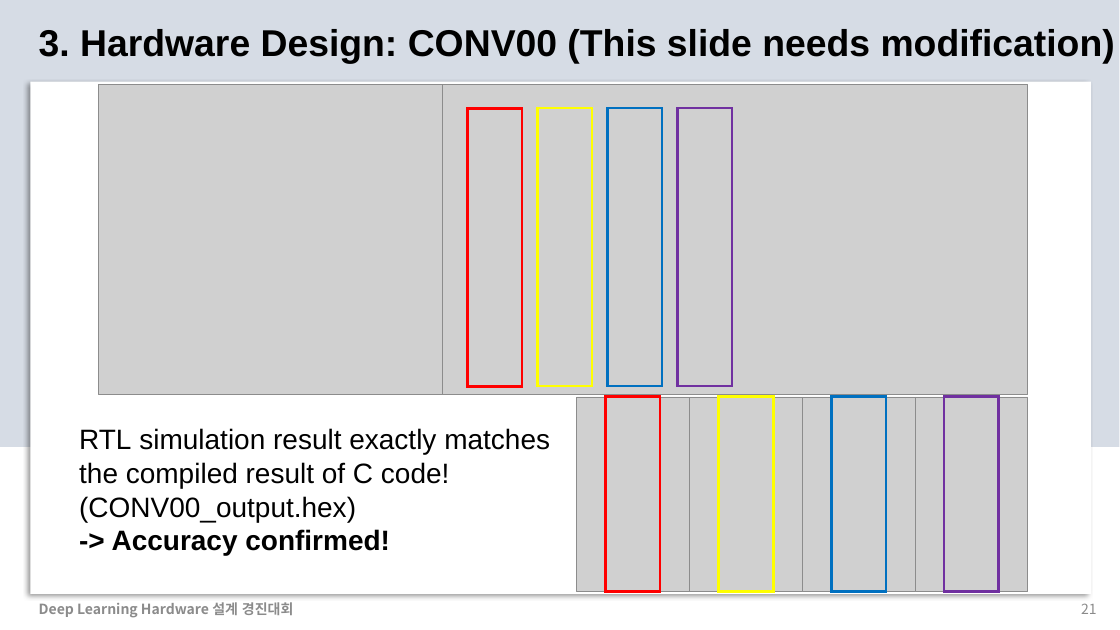
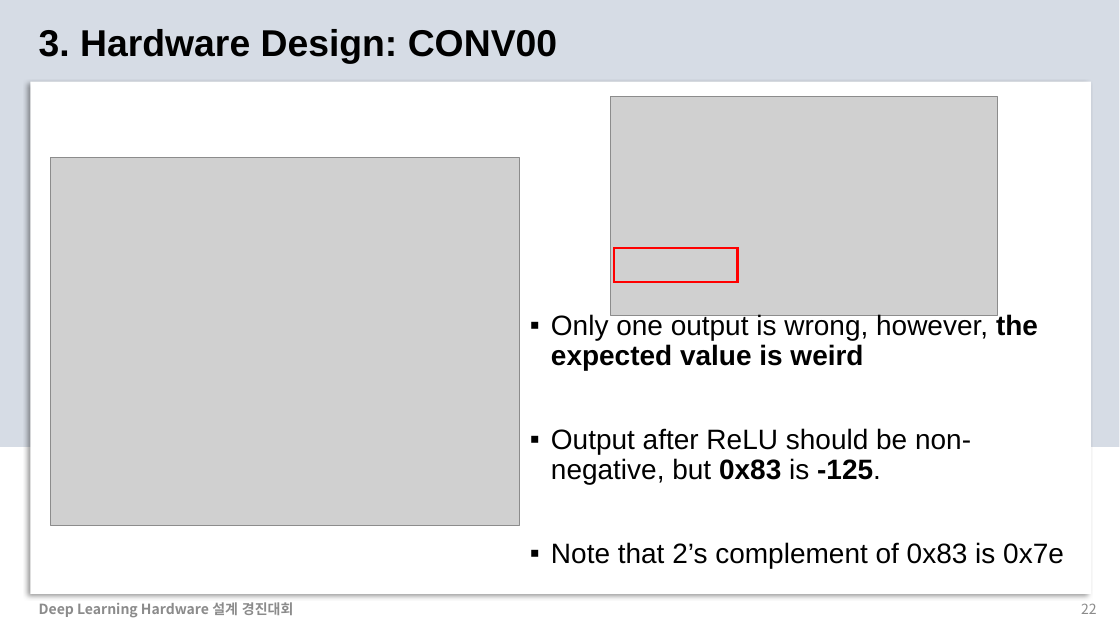
Before and after one commit to chaangwoo/AIX2024_ChipChamps, a slide deck: slide 22 of 2_Presentation/AIX2024_ChipChamps.pptx (slide 21 before the commit). Drawn at 1120x630 pixels with LibreOffice and Linux fonts; fonts in the diff are those of the drawing; grey boxes stand for pictures. Boxes give left, top, right and bottom in pixels: in the first picture for what was removed or moved away, otherwise in the second. Text is boxed around its words. In the diff, an @@ line names an element or a change of style, - is before the commit and + after.

Commit message:
Update PPT

```diff
--- a/2_Presentation/AIX2024_ChipChamps.pptx
+++ b/2_Presentation/AIX2024_ChipChamps.pptx
@@ text at [39, 29, 557, 64]: text changed @@
-3. Hardware Design: CONV00 (This slide needs modification)
+3. Hardware Design: CONV00
@@ picture added at [611, 97, 998, 315] @@
@@ group removed at [98, 85, 1028, 395]: 4 rectangles, 2 pictures @@
@@ picture added at [50, 158, 519, 525] @@
@@ rectangle added at [614, 248, 738, 282], outline #FF0000 2.25 pt @@
@@ text added at [551, 313, 1064, 568], 24 pt, text #000000 @@
+▪ Only one output is wrong, however, the expected value is weird
+▪ Output after ReLU should be non-negative, but 0x83 is -125.
+▪ Note that 2’s complement of 0x83 is 0x7e
@@ group removed at [577, 397, 1028, 592]: 4 pictures, 4 rectangles @@
@@ text removed at [79, 428, 550, 555] @@
-RTL simulation result exactly matches
-the compiled result of C code!
-(CONV00_output.hex)
--> Accuracy confirmed!
@@ page number at [1081, 603, 1097, 614]: text changed @@
-21
+22
```
Also in this commit, not shown: 14 other slides changed, 3 slides added.
